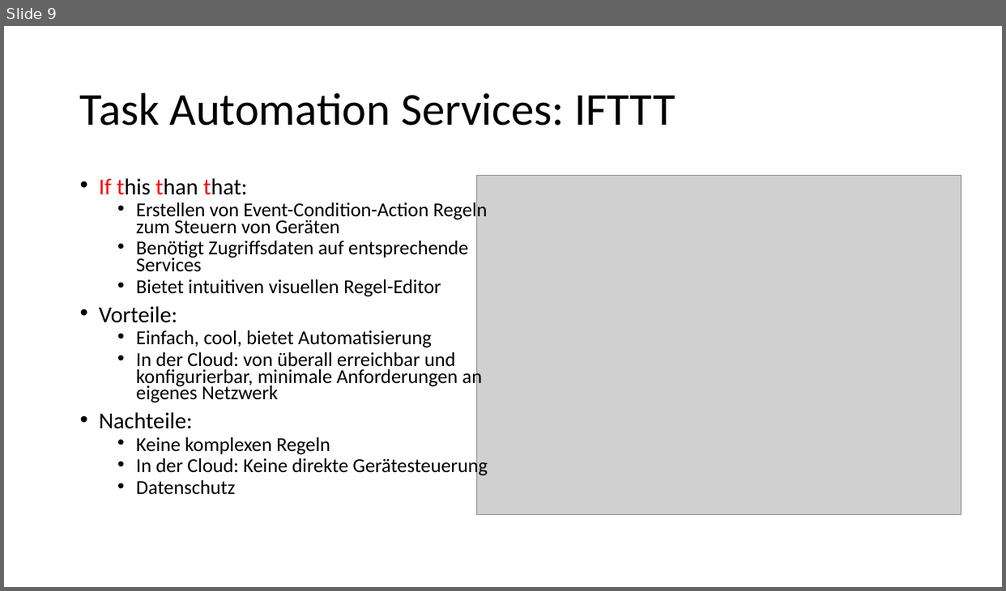
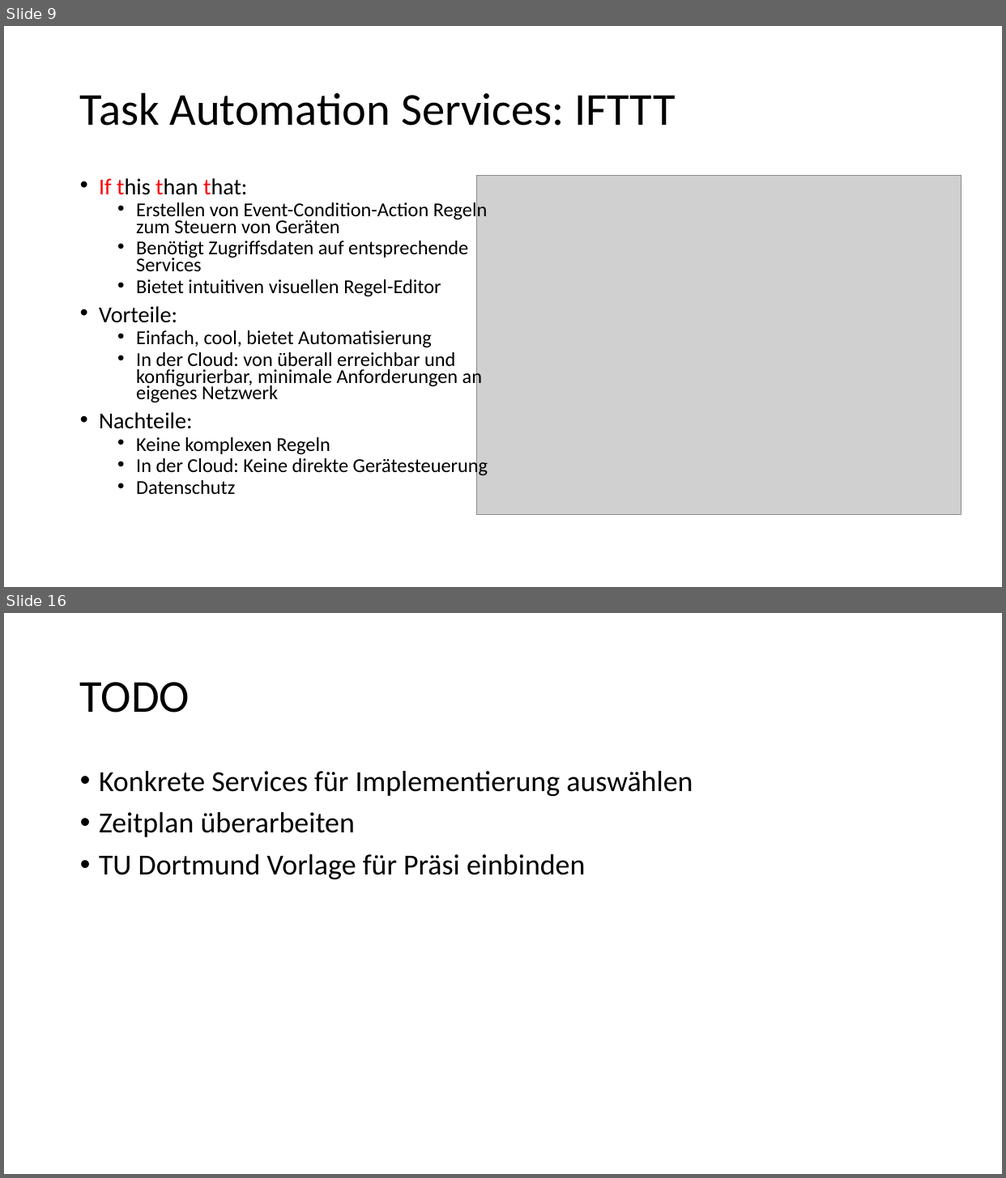
Before and after one commit to WarZealot/master, a slide deck: Master-Arbeit/Vortrag/Master-Arbeit.odp. Shown one above the other, each under a label of ours: slide 9 before the commit, slides 9 and 16 after it; the slides between them are not shown. The pictures are 1006x591 and 1006x1178 pixels, drawn with LibreOffice and Linux fonts; fonts in the diff are those of the drawing; grey boxes stand for pictures. Boxes give left, top, right and bottom in pixels: in the first picture for what was removed or moved away, otherwise in the second. Text is boxed around its words. In the diff, an @@ line names an element or a change of style, - is before the commit and + after.

```diff
--- a/Master-Arbeit/Vortrag/Master-Arbeit.odp
+++ b/Master-Arbeit/Vortrag/Master-Arbeit.odp
@@ slide 16 added at (4, 613, 1002, 1174), background #FFFFFF @@
@@ title added at (80, 682, 189, 713), 44 pt, text #000000 @@
+TODO
@@ text added at (99, 771, 692, 879), 28 pt, text #000000 @@
+• Konkrete Services für Implementierung auswählen
+• Zeitplan überarbeiten
+• TU Dortmund Vorlage für Präsi einbinden
```
Also in this commit, not shown: 8 slides changed, 3 other slides added, 3 other files.
